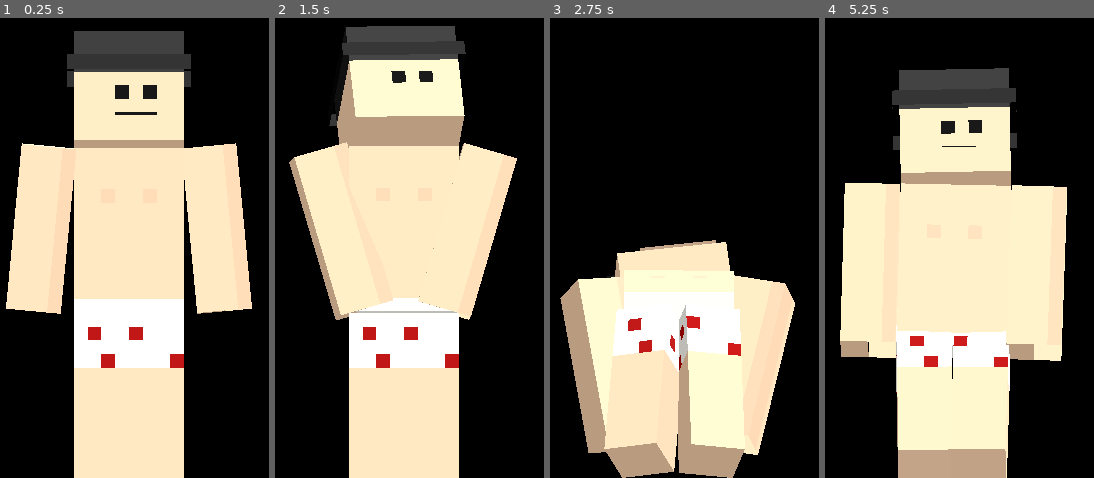
Above: before the commit, frames 1-4 (left to right).
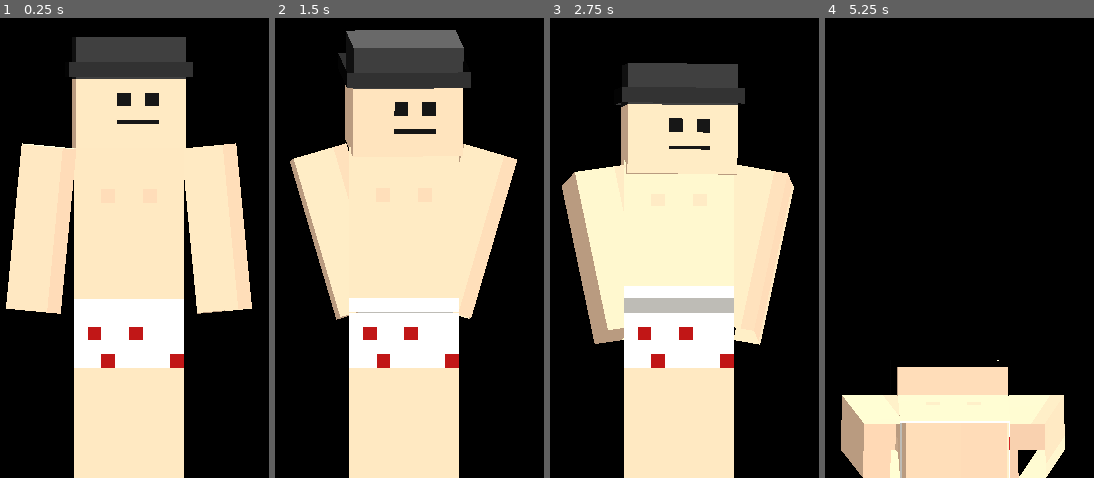
Above: after the commit, the same moments.

Repository: Livicianaa/Kevin
Game: Godot game, scene res://main.tscn
Two runs of this game, one before a commit and one after it. Both use one fixed random seed, a clock stepped at 60 frames per second and the inputs below.
Inputs (mouse positions are in pixels of both pictures, inside the frame that each line leads up to):
- Up to frame 1 (0.25 s): no input
- Up to frame 2 (1.5 s): move the mouse to (495, 169) at 0.52 s; click (495, 169) at 0.67 s; move the mouse to (320, 225) at 1.27 s; click (320, 225) at 1.42 s
- Up to frame 3 (2.75 s): move the mouse to (722, 73) at 2.02 s; click (722, 73) at 2.17 s
- Up to frame 4 (5.25 s): move the mouse to (932, 307) at 2.77 s; click (932, 307) at 2.92 s; move the mouse to (1080, 280) at 3.52 s; click (1080, 280) at 3.67 s; move the mouse to (827, 114) at 4.27 s; click (827, 114) at 4.42 s; move the mouse to (975, 197) at 5.02 s; click (975, 197) at 5.17 s

The runs differ from the first frame. In frame 1, 3.1% of the frame differs, in the area x 24-72%, y 2-29%; in frame 2, 9.3%; in frame 3, 44%; in frame 4, 57%, in the area x 5-90%, y 10-100%.

Commit message:
Govde: fareye olayla bakis, daha cok yurume, kenara yaslanip oturma; gizli test penceresi
livi: 'rastgele bir yere kilitlenip duruyor; az yuruyor; oturacaksa yasli
dayilar gibi sirtini kenara yaslasin; saga sola bakma sikligini azalt' +
'neden surekli tam ekran aciyorsun' + 'Kevin'le takilirken Hyprland coktu'.

- Fareye bakis artik olay: fare hareket edince (yakindaysa daha olasi) 1-2.5 sn
  bakip birakiyor, 10-25 sn bekleme. Geri kalan zaman onune bakiyor, cok yavas
  hafif kayma. Baska penceredeki klavye goremiyoruz, tetik sadece fare.
- Daha cok yurume, kisa duruslar (0.8-2.5 sn); lookaround agirligi 0.25.
- sit_lean_wall: kendi yazdigimiz Emotecraft emote'u. En yakin kenara yuruyor,
  sirtini kenara verip oturuyor, arada uyuklayip kafasi dusup silkiniyor.
  15-30 sn. Olculdu: sirt kenarla ayni hizada (sagda eskiden 21 px tasiyordu).
- body/test.sh: testler 'KevinTest' pencere sinifiyla Hyprland'in gizli
  calisma alanina (special:kevintest) yuzen olarak aciliyor, kullanicinin
  ekranina dusmuyor. --disable-vsync: gizli pencerede kareler takiliyordu.
  Kuralsiz test pencereleri ekrana dosenip buyuk aciliyordu; Hyprland 0.56.2
  cokmesi (30 Eyl 13:11, SUPER+surukle ile doseli pencere, dwindle assert)
  muhtemelen bunlarin kenara cekilmesinden.
- --diag artik her testte (tutma testi disinda 20 sn).

Diff:
--- a/body/character.gd
+++ b/body/character.gd
@@ -67,7 +67,7 @@
 ## emote'lar "fun" havuzuna giriyor.
 const EMOTE_POOLS := {
 	"idle": ["lookaround", "Inspect", "item", "hunchback", "shake", "nervous", "heart", "bow2"],
-	"rest": ["sit", "cool_sit", "campfire_sit1", "lejat", "lay_down5", "meditation_fly"],
+	"rest": ["sit_lean_wall", "cool_sit", "campfire_sit1", "lejat", "lay_down5", "meditation_fly"],
 	"fun": ["dab", "the_dab", "floss_dance3", "orange justice", "club_penguin_dance", "take the l",
 		"jump", "jumping jacks", "selfie", "headspin", "tpose"],
 	"social": ["meeting", "hug", "hearthands", "bow1", "F", "make_gestures", "grace"],
@@ -75,6 +75,8 @@
 ## Dongulu emote'larin suresi (saniye) havuza gore
 const LOOP_TIME := {"idle": Vector2(2.5, 4.0), "rest": Vector2(10.0, 22.0), "fun": Vector2(4.0, 7.0), "social": Vector2(3.0, 5.0)}
 const EMOTE_FADE := 0.5
+## Rastgele secimde agirlik (varsayilan 1). lookaround sik geliyordu.
+const EMOTE_WEIGHT := {"lookaround": 0.25}
 
 var emotes := {}
 var emote_pool := {}
@@ -82,6 +84,11 @@
 var emote_t := 0.0
 var emote_until := 0.0
 var emote_weight := 1.0
+## Emote boyunca tutulacak yon (NAN = kameraya don). Kenara yaslaninca yana.
+var emote_facing := NAN
+## Yurume bitince ne yapilacak ("wall_sit" = kenara yaslanip otur)
+var after_walk := ""
+var wall_sit_facing := 0.0
 
 var cem: RefCounted = null
 var cem_age := 0.0
@@ -112,6 +119,10 @@
 var look_point := Vector3(0, 3, 0)
 var look_yaw := 0.0
 var look_pitch := 0.0
+var last_look_point := Vector3.ZERO
+var mouse_activity := 0.0
+var attention_left := 0.0
+var attention_cooldown := 3.0
 
 # Ragdoll / kalkis
 var settle_timer := 0.0
@@ -174,6 +185,7 @@
 	emote = emotes[emote_name]
 	emote_t = 0.0
 	emote_weight = 1.0
+	emote_facing = NAN
 	var pool: String = emote_pool.get(emote_name, "fun")
 	var range: Vector2 = LOOP_TIME[pool]
 	emote_until = seconds if seconds > 0.0 else randf_range(range.x, range.y)
@@ -185,10 +197,14 @@
 
 func _random_emote(pool: String) -> String:
 	var names := []
+	var weights := []
 	for n in emote_pool:
 		if emote_pool[n] == pool:
 			names.append(n)
-	return names.pick_random() if not names.is_empty() else ""
+			weights.append(EMOTE_WEIGHT.get(n, 1.0))
+	if names.is_empty():
+		return ""
+	return names[RandomNumberGenerator.new().rand_weighted(PackedFloat32Array(weights))]
 
 
 func _load_cem() -> void:
@@ -467,12 +483,18 @@
 			# Once yana don, sonra yuru
 			if absf(facing_now - facing) < 0.05:
 				root_x += dir * WALK_SPEED * delta * (limb_speed / CEM_WALK_LIMB_SPEED)
-			if (dir > 0 and root_x >= walk_target) or (dir < 0 and root_x <= walk_target):
+			if dir == 0.0 or (dir > 0 and root_x >= walk_target) or (dir < 0 and root_x <= walk_target):
 				root_x = walk_target
-				_set_state("idle", randf_range(2.0, 5.0))
+				if after_walk == "wall_sit" and play_emote("sit_lean_wall", randf_range(15.0, 30.0)):
+					emote_facing = wall_sit_facing
+				else:
+					_set_state("idle", randf_range(0.8, 2.5))
+				after_walk = ""
 
 	# Yurumuyorken izleyiciye (kameraya) don - ama adimlar bittikten sonra
-	if anim_state != "walk" and limb_speed < 0.02:
+	if anim_state == "emote" and not is_nan(emote_facing):
+		facing = emote_facing
+	elif anim_state != "walk" and limb_speed < 0.02:
 		facing = 0.0
 	facing_now = move_toward(facing_now, facing, TURN_SPEED * delta)
 	root_x = clampf(root_x, bounds.x, bounds.y)
@@ -482,7 +504,8 @@
 
 func _end_emote() -> void:
 	emote = null
-	_set_state("idle", randf_range(1.5, 4.0))
+	emote_facing = NAN
+	_set_state("idle", randf_range(0.8, 2.5))
 
 
 ## Siradaki davranis. Kisa bir durusla yuruyus arasina emote'lar giriyor;
@@ -490,25 +513,39 @@
 func _choose_next() -> void:
 	var roll := randf()
 	var pool := ""
-	if roll < 0.12:
+	if roll < 0.08:
 		pool = "idle"
-	elif roll < 0.19:
+	elif roll < 0.13:
 		pool = "fun"
-	elif roll < 0.23:
+	elif roll < 0.15:
 		pool = "rest"
+	elif roll < 0.18:
+		_go_wall_sit()
+		return
 	if pool != "":
 		var name := _random_emote(pool)
-		if name != "" and play_emote(name):
+		if name != "sit_lean_wall" and name != "" and play_emote(name):
 			return
-		roll = randf()
-	if roll < 0.55:
+	if randf() < 0.8:
 		var span := bounds.y - bounds.x
 		walk_target = clampf(root_x + randf_range(-0.45, 0.45) * span, bounds.x + 0.4, bounds.y - 0.4)
 		if absf(walk_target - root_x) < 0.5:
 			walk_target = clampf(root_x + 1.5 * (1 if randf() < 0.5 else -1), bounds.x + 0.4, bounds.y - 0.4)
 		_set_state("walk", 0.0)
 	else:
-		_set_state("idle", randf_range(2.0, 5.0))
+		_set_state("idle", randf_range(1.0, 3.0))
+
+
+## En yakin kenara yuru, sirtini yaslayip otur (livi: "yasli dayilar gibi")
+func _go_wall_sit() -> void:
+	var left := root_x - bounds.x < bounds.y - root_x
+	if randf() < 0.25:
+		left = not left
+	walk_target = bounds.x if left else bounds.y
+	after_walk = "wall_sit"
+	# Sirti kenara: yuzu ekranin icine
+	wall_sit_facing = FACE_SIDE if left else -FACE_SIDE
+	_set_state("walk", 0.0)
 
 
 func _set_state(state: String, duration: float) -> void:
@@ -516,14 +553,39 @@
 	state_timer = duration
 
 
-## Kafa fareye donuyor (govdeye gore, sinirli)
+## Fareye bakis artik OLAY: fare hareket edince ara sira "bu ne yapiyor" diye
+## kisa bakip birakiyor. Onceden kafa surekli farenin durdugu yere kilitliydi,
+## fare kimildamayinca bos bir noktaya bakiyormus gibi duruyordu.
+## (Baska pencerede klavyeyi goremiyoruz; tetik sadece fare.)
 func _update_look(delta: float) -> void:
 	var head_pos := Vector3(root_x, ground_y + (LIMBS.head.joint.y + 4) * PX, 0)
-	var to := look_point - head_pos
-	var target_yaw := clampf(atan2(to.x, 3.0) - facing_now, -0.9, 0.9)
-	var target_pitch := clampf(-atan2(to.y, 3.0), -0.5, 0.45)
-	look_yaw = lerpf(look_yaw, target_yaw, minf(1.0, delta * 5.0))
-	look_pitch = lerpf(look_pitch, target_pitch, minf(1.0, delta * 5.0))
+	var moved := look_point.distance_to(last_look_point)
+	last_look_point = look_point
+	mouse_activity = maxf(0.0, mouse_activity - delta * 2.0) + moved
+
+	attention_cooldown -= delta
+	attention_left -= delta
+	if attention_left <= 0.0 and attention_cooldown <= 0.0 and mouse_activity > 1.2:
+		var near := look_point.distance_to(head_pos) < 3.0
+		if randf() < (0.6 if near else 0.25):
+			attention_left = randf_range(1.2, 2.6)
+			attention_cooldown = randf_range(10.0, 25.0)
+		else:
+			attention_cooldown = randf_range(2.0, 4.0)
+
+	var target := Vector2.ZERO
+	if attention_left > 0.0 and anim_state != "walk":
+		var to := look_point - head_pos
+		target = Vector2(
+			clampf(-atan2(to.y, 3.0), -0.5, 0.45),
+			clampf(atan2(to.x, 3.0) - facing_now, -0.9, 0.9),
+		)
+	else:
+		# Kendi halinde: onune bakiyor, cok yavas hafif bir kayma
+		target = Vector2(sin(anim_t * 0.23) * 0.04, sin(anim_t * 0.17 + 1.3) * 0.1)
+	var k := minf(1.0, delta * (6.0 if attention_left > 0.0 else 2.0))
+	look_pitch = lerpf(look_pitch, target.x, k)
+	look_yaw = lerpf(look_yaw, target.y, k)
 
 
 # =====================================================================
@@ -541,6 +603,8 @@
 
 func start_ragdoll() -> void:
 	emote = null
+	emote_facing = NAN
+	after_walk = ""
 	mode = Mode.RAGDOLL
 	settle_timer = 0.0
 	released_for = 0.0
--- /dev/null
+++ b/body/emotes/sit_lean_wall.json
@@ -0,0 +1,145 @@
+{
+ "name": "Yaslanip otur",
+ "author": "Kevin (Liviciana)",
+ "description": "Kenara sirtini verip oturur, arada uyuklar",
+ "emote": {
+  "beginTick": 0,
+  "endTick": 220,
+  "stopTick": 240,
+  "isLoop": "true",
+  "returnTick": 20,
+  "degrees": false,
+  "moves": [
+   {
+    "tick": 20,
+    "easing": "EASEINOUTSINE",
+    "torso": {
+     "y": -0.625,
+     "z": -0.3,
+     "pitch": 0.35
+    }
+   },
+   {
+    "tick": 20,
+    "easing": "EASEINOUTSINE",
+    "rightLeg": {
+     "pitch": -1.0499999999999998,
+     "yaw": 0.35,
+     "roll": -0.15
+    }
+   },
+   {
+    "tick": 20,
+    "easing": "EASEINOUTSINE",
+    "leftLeg": {
+     "pitch": -0.9499999999999998,
+     "yaw": -0.25,
+     "roll": 0.15
+    }
+   },
+   {
+    "tick": 20,
+    "easing": "EASEINOUTSINE",
+    "rightArm": {
+     "pitch": -0.75,
+     "roll": 0.12
+    }
+   },
+   {
+    "tick": 20,
+    "easing": "EASEINOUTSINE",
+    "leftArm": {
+     "pitch": -0.75,
+     "roll": -0.12
+    }
+   },
+   {
+    "tick": 20,
+    "easing": "EASEINOUTSINE",
+    "head": {
+     "pitch": 0.05
+    }
+   },
+   {
+    "tick": 120,
+    "easing": "EASEINOUTSINE",
+    "torso": {
+     "pitch": 0.38
+    }
+   },
+   {
+    "tick": 220,
+    "easing": "EASEINOUTSINE",
+    "torso": {
+     "pitch": 0.35
+    }
+   },
+   {
+    "tick": 100,
+    "easing": "EASEINOUTSINE",
+    "head": {
+     "pitch": 0.05
+    }
+   },
+   {
+    "tick": 150,
+    "easing": "EASEINOUTSINE",
+    "head": {
+     "pitch": 0.42
+    }
+   },
+   {
+    "tick": 166,
+    "easing": "EASEOUTQUAD",
+    "head": {
+     "pitch": 0.45
+    }
+   },
+   {
+    "tick": 172,
+    "easing": "EASEINOUTSINE",
+    "head": {
+     "pitch": -0.06
+    }
+   },
+   {
+    "tick": 190,
+    "easing": "EASEINOUTSINE",
+    "head": {
+     "pitch": 0.05
+    }
+   },
+   {
+    "tick": 220,
+    "easing": "EASEINOUTSINE",
+    "head": {
+     "pitch": 0.05
+    }
+   },
+   {
+    "tick": 150,
+    "easing": "EASEINOUTSINE",
+    "rightArm": {
+     "pitch": -0.75,
+     "roll": 0.12
+    }
+   },
+   {
+    "tick": 166,
+    "easing": "EASEOUTQUAD",
+    "rightArm": {
+     "pitch": -0.6,
+     "roll": 0.16
+    }
+   },
+   {
+    "tick": 180,
+    "easing": "EASEINOUTSINE",
+    "rightArm": {
+     "pitch": -0.75,
+     "roll": 0.12
+    }
+   }
+  ]
+ }
+}
--- a/body/main.gd
+++ b/body/main.gd
@@ -431,11 +431,19 @@
 
 	if test_grab != "":
 		_run_grab_test(delta)
+	elif test_diag:
+		test_time += delta
+	if test_diag:
+		_run_diag(delta)
+		if test_time > (10.0 if test_grab != "" else 20.0):
+			get_tree().quit()
 
 
 func _process(delta: float) -> void:
 	_update_character_screen()
-	if test_emote != "" and character.mode == 0 and character.anim_state != "emote":
+	if test_emote == "wall_sit" and character.mode == 0 and character.after_walk == "" and character.anim_state != "emote":
+		character._go_wall_sit()
+	elif test_emote != "" and test_emote != "wall_sit" and character.mode == 0 and character.anim_state != "emote":
 		character.play_emote(test_emote, 999.0)
 	if test_anim != "" and character.mode == 0 and character.anim_state != test_anim:
 		character.walk_target = character.bounds.y if test_anim == "walk" else character.root_x
@@ -504,23 +512,22 @@
 			if t > 3.2:
 				_release()
 
-	if test_diag:
-		diag_clock += delta
-		if diag_clock >= 0.5:
-			diag_clock = 0.0
-			var b: Dictionary = character.bodies
-			var c := _character_center()
-			var cpx := _world_to_px(c)
-			var screen_idx := -1
-			for i in screens.size():
-				if screens[i].has_point(Vector2i(cpx)):
-					screen_idx = i
-			print("DIAG t=%.1f mod=%s  govde_x=%.2f (ekran %d)  pencere=%s  kafa_y=%.2f  bosluk=%.2fpx" % [
-				test_time, ["ANIMATED", "RAGDOLL", "GETTING_UP"][character.mode],
-				c.x, screen_idx, str(Vector2i(win_pos)), b["head"].global_position.y,
-				character.joint_gaps().values().max()])
-		if test_time > 10.0:
-			get_tree().quit()
+
+
+func _run_diag(delta: float) -> void:
+	diag_clock += delta
+	if diag_clock < 0.5:
+		return
+	diag_clock = 0.0
+	var b: Dictionary = character.bodies
+	var c := _character_center()
+	var cpx := _world_to_px(c)
+	var screen := _screen_at_x(cpx.x)
+	var head_px := _world_to_px(b["head"].global_position)
+	print("DIAG t=%.1f mod=%s durum=%s  govde_x=%.2f  sinir=%s  kafa_px_x=%.0f  ekran=%d..%d  pencere=%s  bosluk=%.2fpx" % [
+		test_time, ["ANIMATED", "RAGDOLL", "GETTING_UP"][character.mode], character.anim_state,
+		c.x, str(character.bounds), head_px.x, screen.position.x, screen.end.x, str(Vector2i(win_pos)),
+		character.joint_gaps().values().max()])
 
 
 func _process_shots(delta: float) -> void:
Not shown, changed: .gitignore
Not shown, added: body/test.sh
